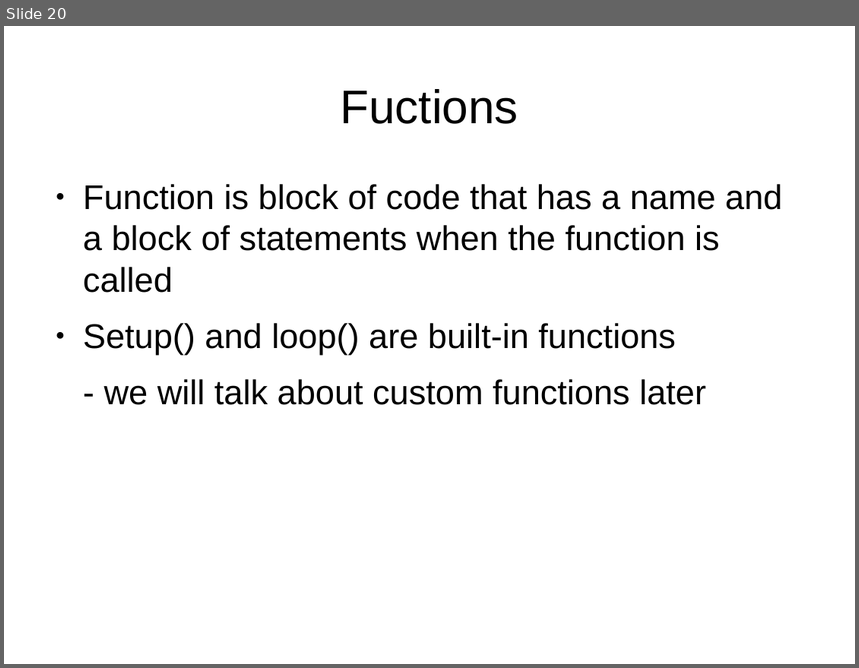
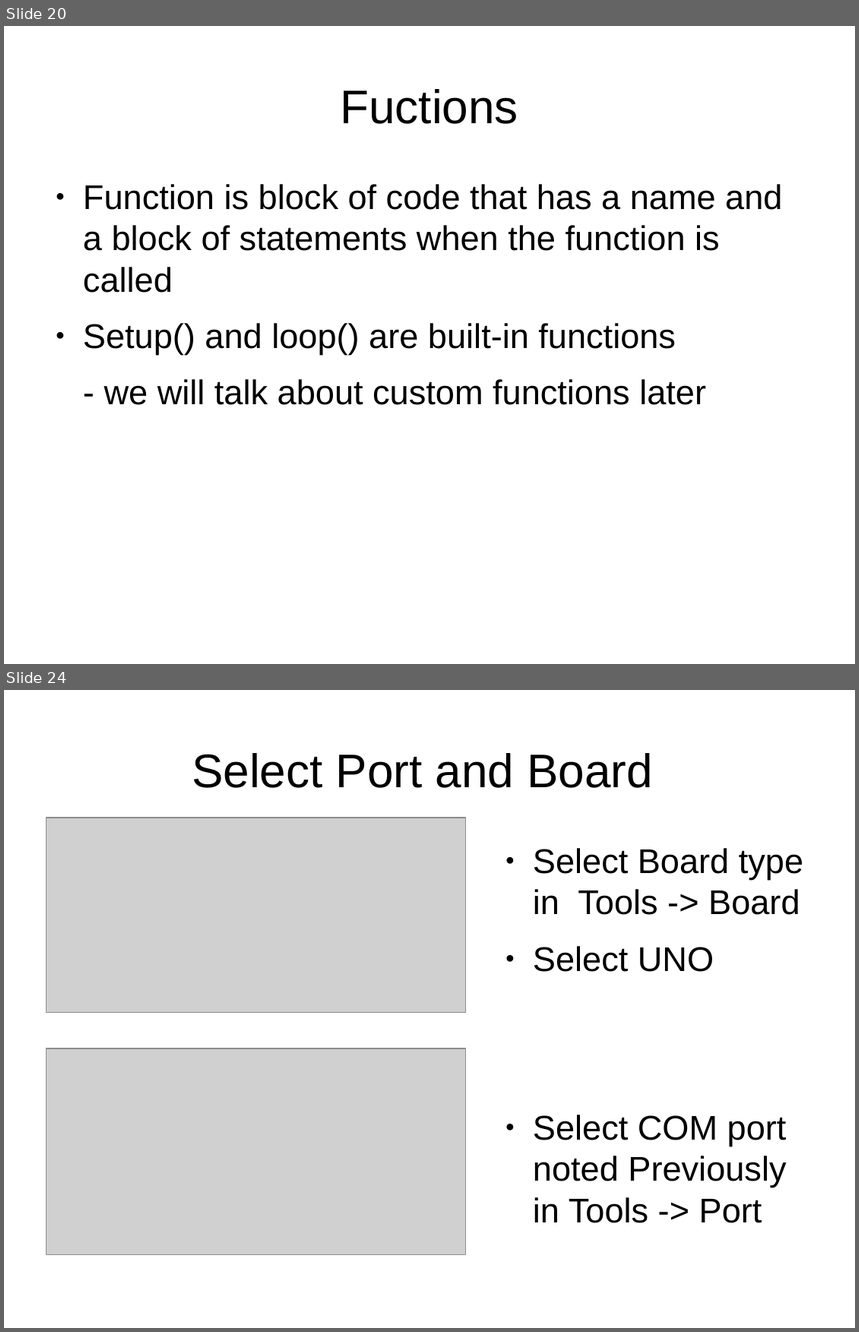
Before and after one commit to anilkunchalaece/LearnIt, a slide deck: Arduino/DayOne.odp. Shown one above the other, each under a label of ours: slide 20 before the commit, slides 20 and 24 after it; the slides between them are not shown. The pictures are 859x668 and 859x1332 pixels, drawn with LibreOffice and Linux fonts; fonts in the diff are those of the drawing; grey boxes stand for pictures. Boxes give left, top, right and bottom in pixels: in the first picture for what was removed or moved away, otherwise in the second. Text is boxed around its words. In the diff, an @@ line names an element or a change of style, - is before the commit and + after.

```diff
--- a/Arduino/DayOne.odp
+++ b/Arduino/DayOne.odp
@@ slide 24 added at box(4, 690, 855, 1328), background #FFFFFF @@
@@ title added at box(192, 753, 654, 788), 44 pt, text #000000 @@
+Select Port and Board
@@ picture added at box(47, 818, 466, 1013) @@
@@ text added at box(533, 848, 804, 1224), 32 pt, text #000000 @@
+● Select Board type in Tools -> Board
+● Select UNO
+● Select COM port noted Previously in Tools -> Port
@@ picture added at box(47, 1049, 466, 1256) @@
```
Also in this commit, not shown: 10 other slides added, 15 other files.
